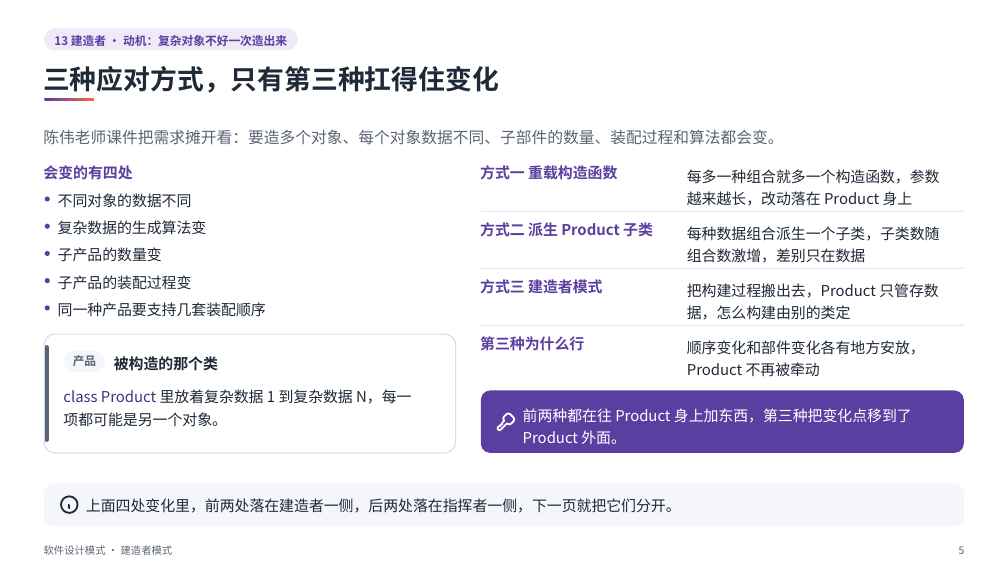
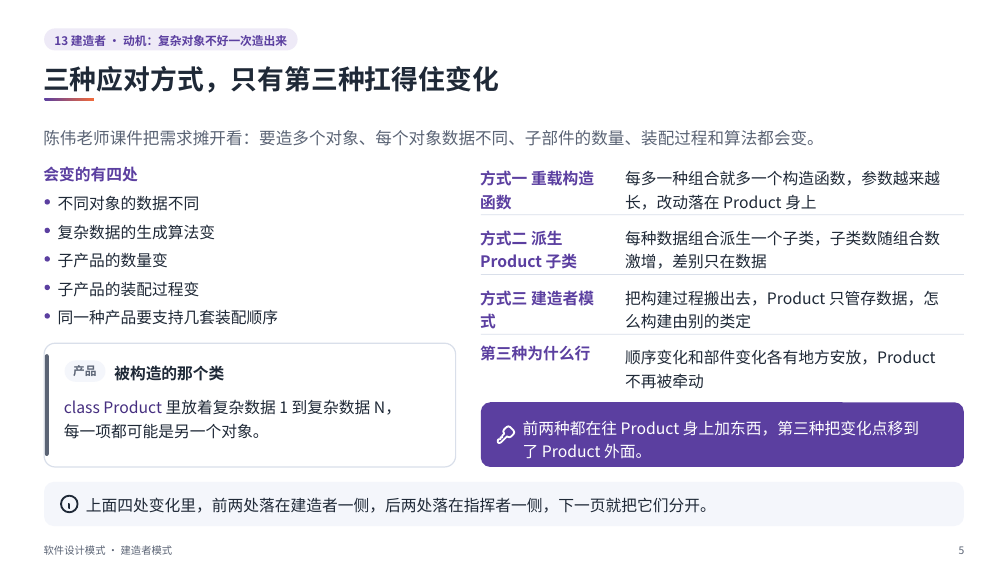
Before and after one commit to sweetcornna/JLU-remake, a slide deck: slide 5 of 大三上/软件设计模式/重制版PPT/13 建造者模式（重制版）.pptx. Drawn at 1008x567 pixels with LibreOffice and Linux fonts; fonts in the diff are those of the drawing. Boxes give left, top, right and bottom in pixels: in the first picture for what was removed or moved away, otherwise in the second. Text is boxed around its words. In the diff, an @@ line names an element or a change of style, - is before the commit and + after.

Commit message:
五份讲义版面收尾，微积分 AⅡ 笔记配上原资料里仅有的 3 张图
讲义：操作系统第 2、5 章，软件设计模式 13 建造者、26 代理，软件工程第 2 章。代理模式论坛权限的类图按源课件改正，Client 的关联线应指向 PermissionProxy。死锁一章补了三个进程「先于」关系成环的图。

微积分 AⅡ 的作业和历年题答案几乎全是文字和公式，只找到 3 张图，用在 3 篇笔记里。其余积分区域和立体图原资料里都没有，没有补画。

```diff
--- a/大三上/软件设计模式/重制版PPT/13 建造者模式（重制版）.pptx
+++ b/大三上/软件设计模式/重制版PPT/13 建造者模式（重制版）.pptx
@@ text "陈伟老师课件把需求摊开看：要造多个对象、每个对象数据不同、子部件的数量、装配过程和算法都会变。" at <box>43,130,823,146</box>: size 15 to 15.8 pt @@
@@ text at <box>480,170,594,210</box>: text changed; size 14.2 to 15 pt @@
-方式一 重载构造函数
+方式一 重载构造
+函数
@@ text at <box>625,170,940,210</box>: text changed; size 14.2 to 15 pt @@
-每多一种组合就多一个构造函数，参数
-越来越长，改动落在 Product 身上
+每多一种组合就多一个构造函数，参数越来越
+长，改动落在 Product 身上
@@ text "方式二 派生 Product 子类" at <box>480,230,577,269</box>: size 14.2 to 15 pt; line spacing 1 to 22.2pt @@
@@ text at <box>625,230,940,269</box>: text changed; size 14.2 to 15 pt @@
-每种数据组合派生一个子类，子类数随
-组合数激增，差别只在数据
+每种数据组合派生一个子类，子类数随组合数
+激增，差别只在数据
@@ text at <box>480,290,594,329</box>: text changed; size 14.2 to 15 pt @@
-方式三 建造者模式
+方式三 建造者模
+式
@@ text at <box>625,290,939,329</box>: text changed; size 14.2 to 15 pt @@
-把构建过程搬出去，Product 只管存数
-据，怎么构建由别的类定
+把构建过程搬出去，Product 只管存数据，怎
+么构建由别的类定
@@ 4 ellipses, 2 rectangles: place and size @@
-4 ellipses, 2 rectangles at <box>45,211,964,311</box>
+4 ellipses, 2 rectangles at <box>45,215,964,318</box>
@@ size 14.2 to 15 pt in 9 elements at <box>43,166,137,182</box>, <box>58,195,200,211</box>, <box>58,224,215,240</box>, <box>58,252,168,268</box>, <box>86,497,716,513</box>, <box>58,281,200,297</box>, <box>114,365,224,381</box>, <box>480,345,590,361</box>, <box>58,309,278,325</box> @@
@@ text "同一种产品要支持几套装配顺序": place and size @@
-text "同一种产品要支持几套装配顺序" at <box>58,302,266,317</box>
+text "同一种产品要支持几套装配顺序" at <box>58,309,278,325</box>
@@ rounded rectangle: place and size @@
-rounded rectangle at <box>44,334,455,453</box>
+rounded rectangle at <box>44,343,455,467</box>
@@ rounded rectangle: place and size @@
-rounded rectangle at <box>45,346,48,442</box>
+rounded rectangle at <box>45,355,48,457</box>
@@ text "第三种为什么行": place and size @@
-text "第三种为什么行" at <box>480,336,584,351</box>
+text "第三种为什么行" at <box>480,345,590,361</box>
@@ text at <box>625,349,936,389</box>: text changed; size 14.2 to 15 pt @@
-顺序变化和部件变化各有地方安放，
-Product 不再被牵动
+顺序变化和部件变化各有地方安放，Product
+不再被牵动
@@ text "被构造的那个类": place and size @@
-text "被构造的那个类" at <box>114,356,218,371</box>
+text "被构造的那个类" at <box>114,365,224,381</box>
@@ text at <box>64,399,401,439</box>: text changed; size 14.2 to 15 pt @@
-class Product 里放着复杂数据 1 到复杂数据 N，每一
-项都可能是另一个对象。
+class Product 里放着复杂数据 1 到复杂数据 N，
+每一项都可能是另一个对象。
@@ 2 rounded rectangles, 1 text, 1 rectangle, 1 freeform shape: place and size @@
-2 rounded rectangles, 1 text, 1 rectangle, 1 freeform shape at <box>64,325,964,453</box>
+2 rounded rectangles, 1 text, 1 rectangle, 1 freeform shape at <box>64,334,964,467</box>
@@ proportions changed in 3 elements at <box>44,482,964,526</box>, <box>44,343,455,467</box>, <box>481,402,964,467</box> @@
@@ freeform shape: place and size @@
-freeform shape at <box>509,419,510,420</box>
+freeform shape at <box>509,432,510,433</box>
@@ text at <box>523,420,919,459</box>: text changed; size 14.2 to 15 pt @@
-前两种都在往 Product 身上加东西，第三种把变化点移到了
-Product 外面。
+前两种都在往 Product 身上加东西，第三种把变化点移到
+了 Product 外面。
```
Also in this commit, not shown: 8 other slides changed, 11 other files.
